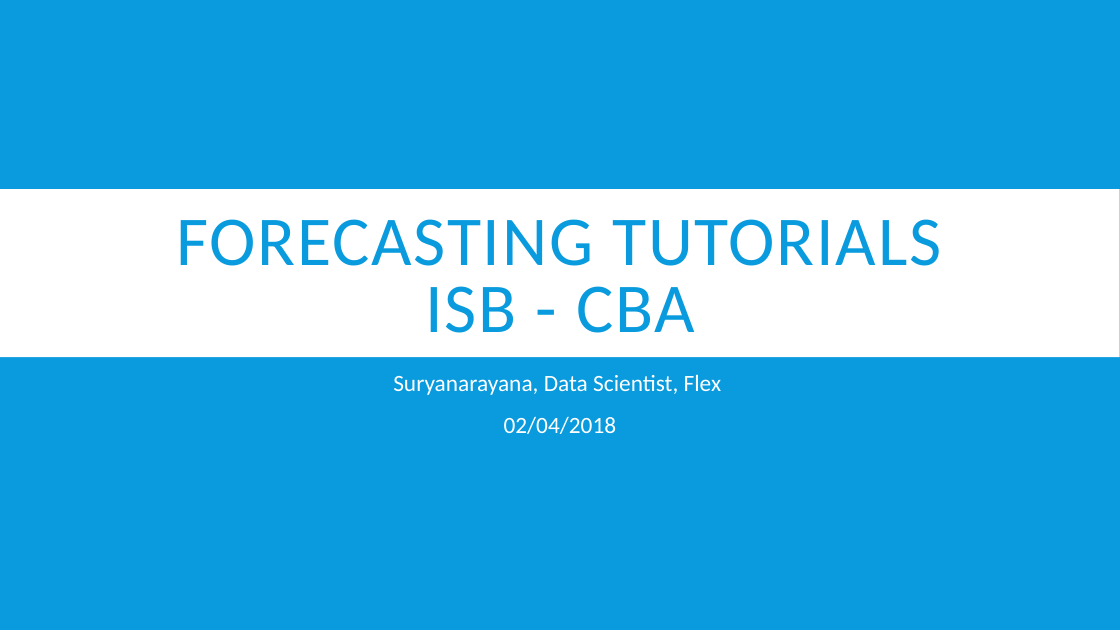
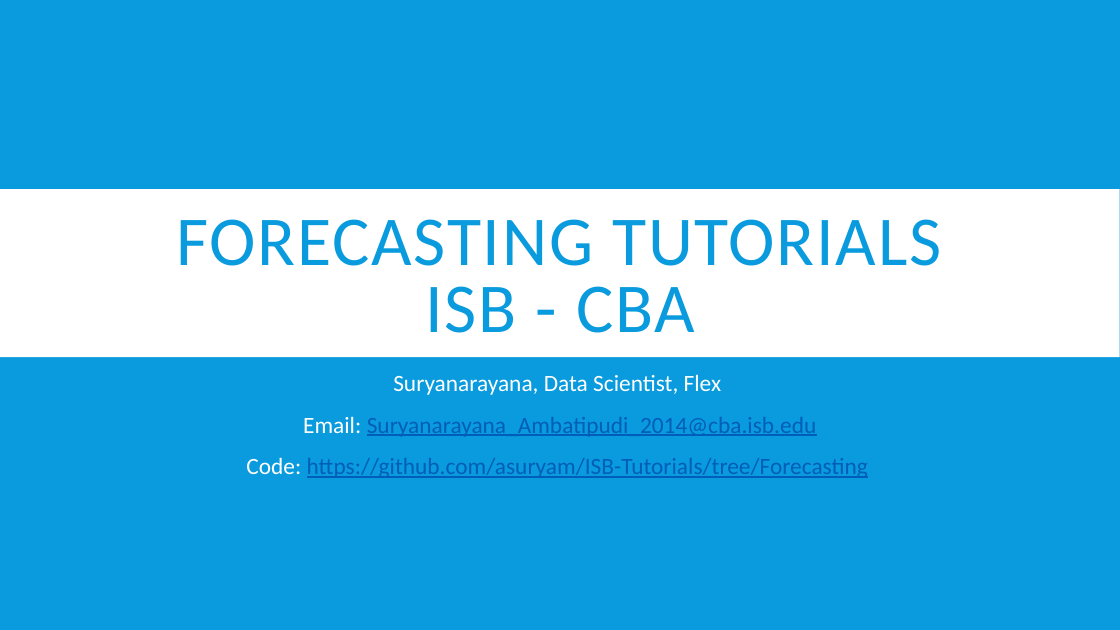
Before and after one commit to asuryam/ISB-Tutorials, a slide deck: slide 1 of ISB_Forecasting_Tutorials.pptx. Drawn at 1120x630 pixels with LibreOffice and Linux fonts; fonts in the diff are those of the drawing. Boxes give left, top, right and bottom in pixels: in the first picture for what was removed or moved away, otherwise in the second. Text is boxed around its words. In the diff, an @@ line names an element or a change of style, - is before the commit and + after.

Commit message:
Add files via upload
Edited to have the mail id and github code link

```diff
--- a/ISB_Forecasting_Tutorials.pptx
+++ b/ISB_Forecasting_Tutorials.pptx
@@ subtitle at [246, 416, 868, 478]: text changed; text colour #FFFFFF to #005DBA @@
-02/04/2018
+Email: Suryanarayana_Ambatipudi_2014@cba.isb.edu
+Code: https://github.com/asuryam/ISB-Tutorials/tree/Forecasting
```
